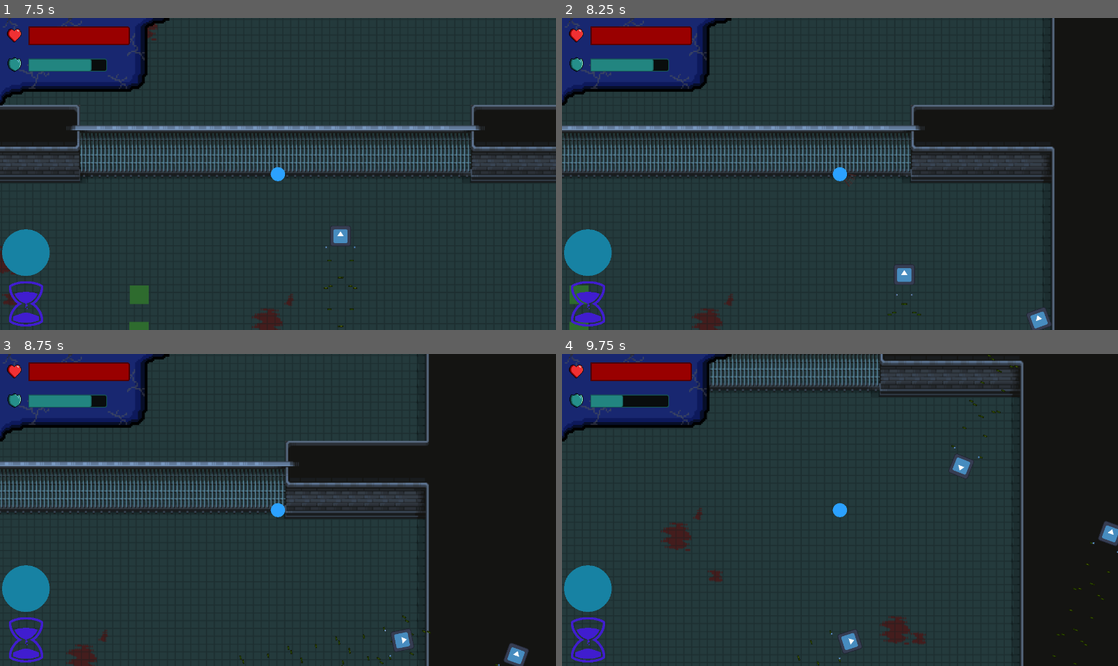
Above: before the commit, frames 1-4 (two rows, left to right).
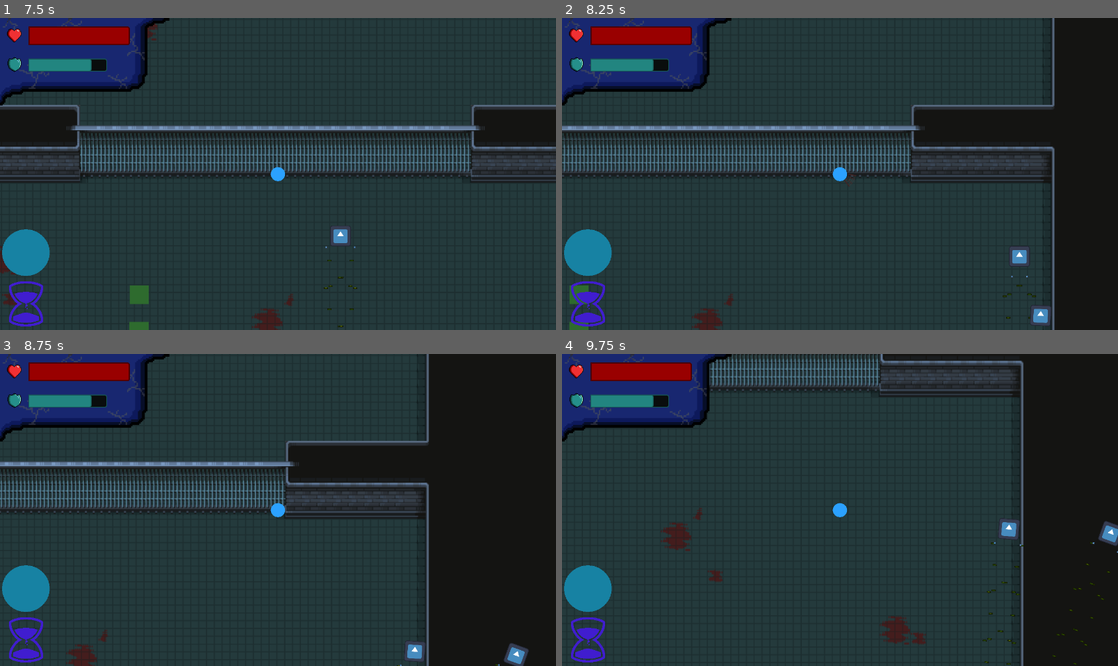
Above: after the commit, the same moments.

Repository: TheMilanMiracle/pyramid-scam-games-game
Game: Godot game, scene res://scenes/UI/main_menu.tscn
The game is run twice, just before and just after one commit, with the same random seed, the same clock (stepped at 60 frames per second) and the same inputs. The engine's default icon, where the game draws it, is replaced by a stand-in: a white triangle on a blue panel in a dark square.
Inputs (mouse positions are in pixels of both pictures, inside the frame that each line leads up to):
- Up to frame 1 (7.5 s): click "Start" at 0.5 s; move the mouse to (428, 83) at 1.27 s; hold F (force) 1.28-2.03 s; hold W (up) 1.28-2.78 s; click (428, 83) at 1.42 s; move the mouse to (222, 261) at 2.02 s; click (222, 261) at 2.1 s; tap Enter at 2.75 s; move the mouse to (111, 127) at 2.77 s; hold E (select) 2.78-3.53 s; hold A (left) 2.78-4.28 s; move the mouse to (305, 174) at 3.52 s; tap F (force) at 3.6 s; click (305, 174) at 3.67 s; move the mouse to (194, 96) at 4.27 s; hold S (down) 4.28-5.03 s; click (194, 96) at 4.35 s; move the mouse to (328, 214) at 5.02 s; hold D (right) 5.03-5.78 s; tap E (select) at 5.1 s; click (328, 214) at 5.17 s; move the mouse to (294, 255) at 5.77 s; hold W (up) 5.78-6.53 s; hold F (force) 5.78-6.53 s; click (294, 255) at 5.92 s; move the mouse to (333, 105) at 6.52 s; hold D (right) from 6.53 s (still down); click (333, 105) at 6.6 s; move the mouse to (250, 236) at 7.27 s; hold E (select) from 7.28 s (still down)
- Up to frame 2 (8.25 s): keep holding D (right); move the mouse to (1067, 320) at 8.02 s; release E (select) at 8.03 s; tap F (force) at 8.1 s; click (1067, 320) at 8.17 s
- Up to frame 3 (8.75 s): keep holding D (right)
- Up to frame 4 (9.75 s): move the mouse to (1079, 656) at 8.77 s; release D (right) at 8.78 s; hold S (down) 8.78-9.53 s; click (1079, 656) at 8.85 s; move the mouse to (867, 510) at 9.52 s; hold A (left) from 9.53 s (still down); tap E (select) at 9.6 s

Frame 1 is identical in both runs. In frame 2, 0.5% of the frame differs, in the area x 58-88%, y 73-100%; in frame 3, 0.4%; in frame 4, 0.9%, in the area x 10-83%, y 0-100%.

Commit message:
REFAC: 🚚 delete unnecessary files and changes in main world

Diff:
--- a/juego-single/scenes/world.tscn
+++ b/juego-single/scenes/world.tscn
@@ -24,24 +24,32 @@
 [node name="SlowArea" parent="." instance=ExtResource("4_tpcng")]
 scale = Vector2(2, 2)
 
-[node name="Enemy" parent="." instance=ExtResource("5_ncu25")]
+[node name="Enemys" type="Node2D" parent="."]
 position = Vector2(1526, -243)
 
-[node name="Enemy3" parent="." instance=ExtResource("5_ncu25")]
-position = Vector2(3068, 273)
-rotation = 5.93412
+[node name="ShootingEnemys" type="Node2D" parent="Enemys"]
 
-[node name="Enemy4" parent="." instance=ExtResource("5_ncu25")]
-position = Vector2(3746, 271)
+[node name="Enemy" parent="Enemys/ShootingEnemys" instance=ExtResource("5_ncu25")]
+position = Vector2(0, 0)
+
+[node name="Enemy3" parent="Enemys/ShootingEnemys" instance=ExtResource("5_ncu25")]
+position = Vector2(1542, 516)
+rotation = -0.349065
+
+[node name="Enemy4" parent="Enemys/ShootingEnemys" instance=ExtResource("5_ncu25")]
+position = Vector2(2220, 514)
 rotation = 0.349066
 
-[node name="SquareEnemy" parent="." instance=ExtResource("6_m8h3h")]
+[node name="SquareEnemys" type="Node2D" parent="Enemys"]
+position = Vector2(-1526, 243)
+
+[node name="SquareEnemy" parent="Enemys/SquareEnemys" instance=ExtResource("6_m8h3h")]
 position = Vector2(290, 119)
 
-[node name="SquareEnemy2" parent="." instance=ExtResource("6_m8h3h")]
+[node name="SquareEnemy2" parent="Enemys/SquareEnemys" instance=ExtResource("6_m8h3h")]
 position = Vector2(289, 345)
 
-[node name="SquareEnemy3" parent="." instance=ExtResource("6_m8h3h")]
+[node name="SquareEnemy3" parent="Enemys/SquareEnemys" instance=ExtResource("6_m8h3h")]
 position = Vector2(286, 622)
 
 [node name="BulletsKillzone" type="Area2D" parent="."]
--- a/juego-single/test-scenes/slow_area_test.tscn
+++ /dev/null
@@ -1,16 +0,0 @@
-[gd_scene load_steps=4 format=3 uid="uid://u2hqvm8sxiys"]
-
-[ext_resource type="PackedScene" uid="uid://ygpasvck8iev" path="res://scenes/player/player.tscn" id="1_rc70i"]
-[ext_resource type="PackedScene" uid="uid://ctph8joortxmw" path="res://scenes/player/slow_area.tscn" id="3_c1okv"]
-[ext_resource type="PackedScene" uid="uid://8bkc5iqcovta" path="res://scenes/entities/enemy.tscn" id="4_j70xu"]
-
-[node name="slow-area-test" type="Node2D"]
-
-[node name="Player" parent="." instance=ExtResource("1_rc70i")]
-position = Vector2(351, 260)
-
-[node name="SlowArea" parent="." instance=ExtResource("3_c1okv")]
-scale = Vector2(2, 2)
-
-[node name="Enemy" parent="." instance=ExtResource("4_j70xu")]
-position = Vector2(944, -212)
Not shown, removed: juego-single/test-scenes/sloCF70.tmp
